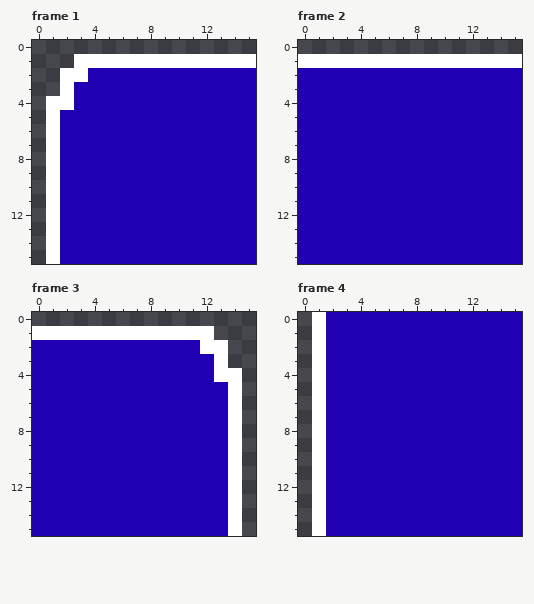
A pixel-art file gets an edit: Assets/raw/aseprite/menu.aseprite. The first picture shows the starting point.
16x16 pixels, 9 frames. Shown: frame 1, frame 2, frame 3, frame 4. The commit also changed other frames, which this record leaves out.
Once edited:
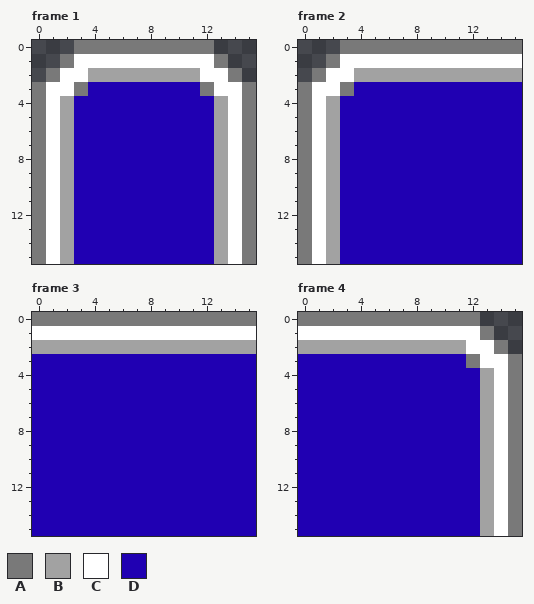
Palette (. is transparent): A #797979  B #a2a2a2  C #ffffff  D #2000b2
Message: Upgrade menu tilesheet (not applied to actual menus yet)
Changes in this commit:
Frame 1:
The edit adds colour A in row 0 at x 3 to 12; in row 1 at x 2; in row 2 at x 1; in rows 3 to 15 at x 0.
Colour C gives way to colour A in row 1 at x 13.
Colour D gives way to colour A in row 2 at x 14; in row 3 at x 3, 12 and 15; in rows 4 to 15 at x 15.
Colour C gives way to colour B in row 4 at x 2.
Colour D gives way to colour B in row 2 at x 4 to 11; in row 4 at x 13; in rows 5 to 15 at x 2 and 13.
The edit adds colour C in row 3 at x 1.
Colour D gives way to colour C in row 2 at x 12 to 13; in row 3 at x 13 to 14; in rows 4 to 15 at x 14.
The author cleared colour C in row 1 at x 14 to 15.
The author cleared colour D in row 2 at x 15.
Frame 2:
The edit adds colour A in row 0 at x 3 to 15.
Colour C gives way to colour A in row 1 at x 2.
Colour D gives way to colour A in row 2 at x 1; in row 3 at x 0 and 3; in rows 4 to 15 at x 0.
Colour D gives way to colour B in row 2 at x 4 to 15; in rows 4 to 15 at x 2.
Colour D gives way to colour C in row 2 at x 2 to 3; in row 3 at x 1 to 2; in rows 4 to 15 at x 1.
The author cleared colour C in row 1 at x 0 to 1.
The author cleared colour D in row 2 at x 0.
Frame 3:
The edit adds colour A in row 0 at x 0 to 15.
The edit adds colour B in row 2 at x 14 to 15.
Colour C gives way to colour B in row 2 at x 12 to 13.
Colour D gives way to colour B in row 2 at x 0 to 11.
The edit adds colour C in row 1 at x 13 to 15.
The edit adds colour D in row 3 at x 14 to 15; in rows 4 to 15 at x 15.
Colour C gives way to colour D in row 3 at x 13; in row 4 at x 13 to 14; in rows 5 to 15 at x 14.
Frame 4:
The edit adds colour A in row 0 at x 0.
Colour C gives way to colour A in row 0 at x 1.
Colour D gives way to colour A in row 0 at x 2 to 12; in row 1 at x 13; in row 2 at x 14; in row 3 at x 12 and 15; in rows 4 to 15 at x 15.
The edit adds colour B in row 2 at x 0.
Colour C gives way to colour B in row 2 at x 1.
Colour D gives way to colour B in row 2 at x 2 to 11; in rows 4 to 15 at x 13.
The edit adds colour C in row 1 at x 0.
Colour D gives way to colour C in row 1 at x 2 to 12; in row 2 at x 12 to 13; in row 3 at x 13 to 14; in rows 4 to 15 at x 14.
The edit adds colour D in rows 3 to 15 at x 0.
Colour C gives way to colour D in rows 3 to 15 at x 1.
The author cleared colour D in row 0 at x 13 to 15; in row 1 at x 14 to 15; in row 2 at x 15.
